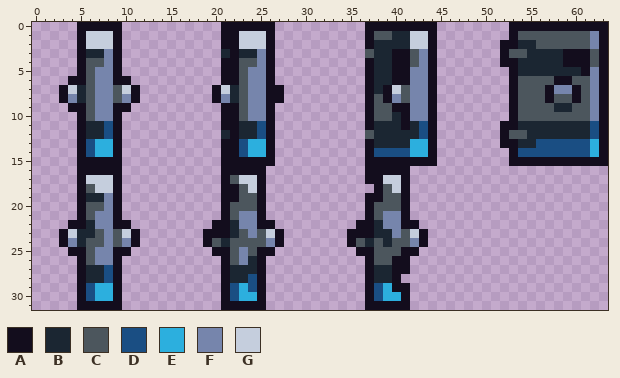
Pixel-art sprite, stored at Entities/Structures/SteelDoor/SteelDoor.png. The picture above was drawn from the file before the commit.
The file is 64x32 pixels.
Palette (. is transparent): A #130d1d  B #1b2632  C #4c565d  D #1a4e83  E #2cafde  F #7685ac  G #c5cedd
After the commit:
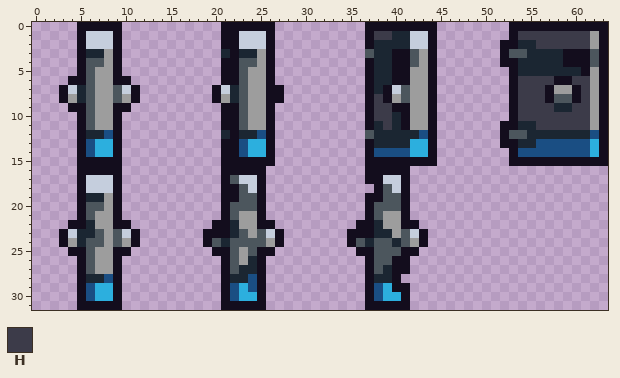
Colours new in this view: H #3c3b49
The exact change:
Colour F changes from #7685ac to #9d9d9d.
Colour C gives way to colour B in row 24 at x 40.
Colour B gives way to colour C in row 11 at x 6 and 23; in row 24 at x 39; in row 27 at x 6, 22 and 38.
Colour B gives way to colour F in row 11 at x 7, 24 and 42; in row 27 at x 7.
Colour D gives way to colour F in row 11 at x 8, 25, 43 and 62; in row 27 at x 8.
Colour C gives way to colour G in row 18 at x 6.
Colour B gives way to colour H in row 11 at x 39 and 56 to 61.
Colour C gives way to colour H in row 1 at x 38 to 39 and 54 to 61; in row 2 at x 56 to 61; in row 6 at x 54 to 57 and 60 to 61; in row 7 at x 54 to 56 and 61; in row 8 at x 38, 54 to 56 and 61; in row 9 at x 38 to 39, 54 to 57 and 60 to 61.
Colour C gives way to colour H in row 10 at x 38 to 39 and 54 to 61.
Changed places in both pictures, as pixel boxes (x1, y1, x2, y2):
changed: (374, 31, 428, 130)
changed: (518, 31, 599, 130)
changed: (68, 49, 131, 130)
changed: (221, 49, 266, 130)
changed: (68, 184, 131, 274)
changed: (230, 211, 275, 274)
changed: (374, 211, 419, 274)
